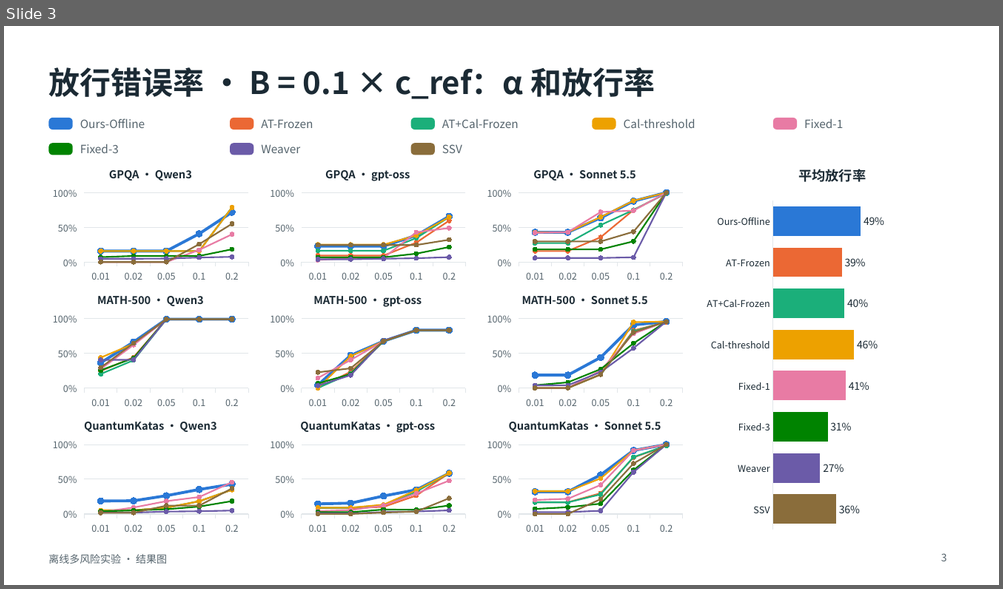
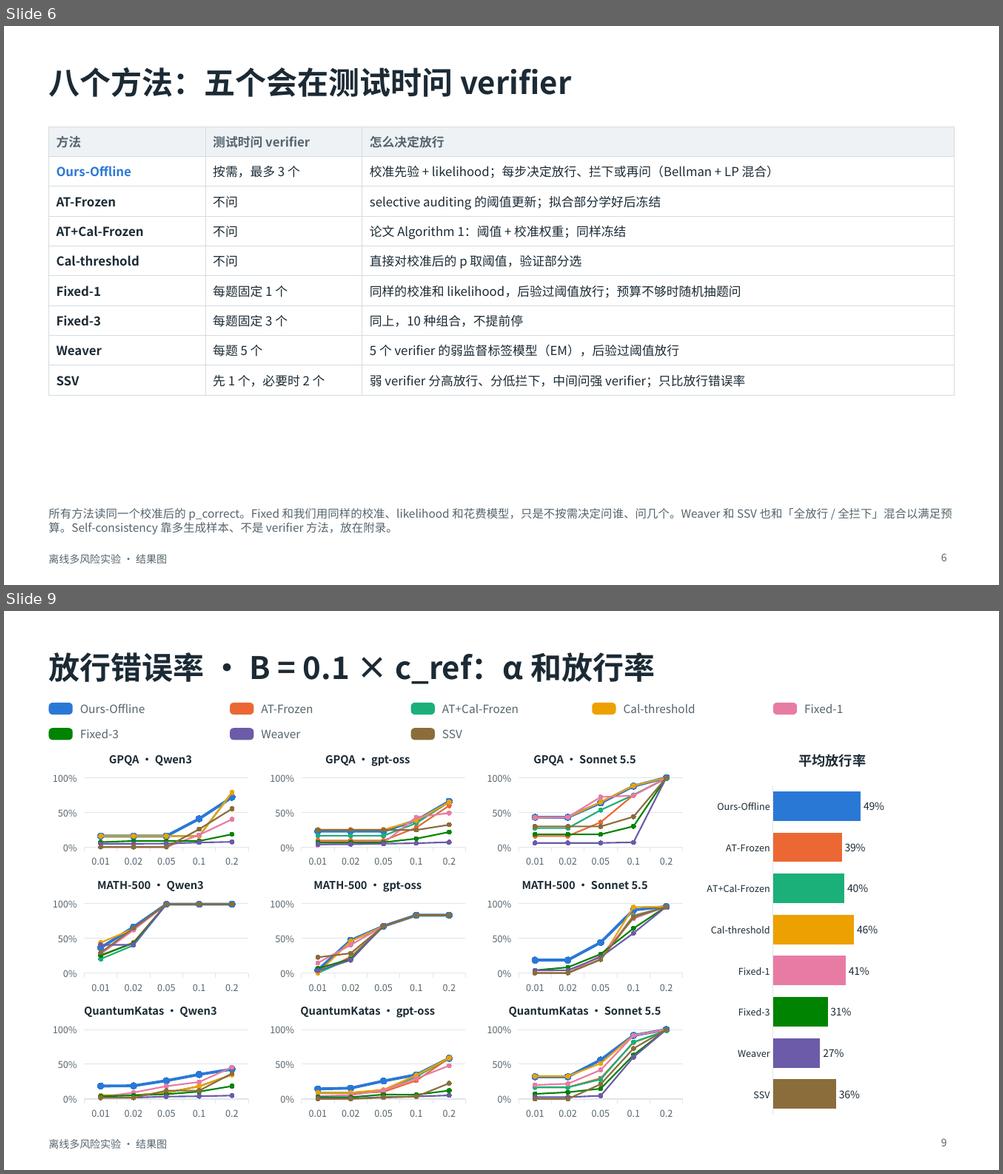
Before and after one commit to toz015/verification_generation_experiment, a slide deck: reports/offline_multirisk_20261118_calibrated/deck_graphs/离线多风险实验_结果图.pptx. Shown one above the other, each under a label of ours: slide 3 before the commit, slides 6 and 9 after it; the slides between them are not shown. The pictures are 1003x589 and 1003x1174 pixels, drawn with LibreOffice and Linux fonts; fonts in the diff are those of the drawing. Boxes give left, top, right and bottom in pixels: in the first picture for what was removed or moved away, otherwise in the second. Text is boxed around its words. In the diff, an @@ line names an element or a change of style, - is before the commit and + after.

```diff
--- a/reports/offline_multirisk_20261118_calibrated/deck_graphs/离线多风险实验_结果图.pptx
+++ b/reports/offline_multirisk_20261118_calibrated/deck_graphs/离线多风险实验_结果图.pptx
@@ slide 6 added at (x1=4, y1=26, x2=999, y2=585), background #FFFFFF; not listed: 1 template element that a slide beside it also shows @@
@@ title added at (x1=48, y1=67, x2=571, y2=97), 30 pt, text #1B2A34, bold @@
+八个方法：五个会在测试时问 verifier
@@ table added at (x1=48, y1=127, x2=954, y2=391), 9 rows, 3 columns @@
+方法 | 测试时问 verifier | 怎么决定放行
+Ours-Offline | 按需，最多 3 个 | 校准先验 + likelihood；每步决定放行、拦下或再问（Bellman + LP 混合）
+AT-Frozen | 不问 | selective auditing 的阈值更新；拟合部分学好后冻结
+AT+Cal-Frozen | 不问 | 论文 Algorithm 1：阈值 + 校准权重；同样冻结
+Cal-threshold | 不问 | 直接对校准后的 p 取阈值，验证部分选
+Fixed-1 | 每题固定 1 个 | 同样的校准和 likelihood，后验过阈值放行；预算不够时随机抽题问
+Fixed-3 | 每题固定 3 个 | 同上，10 种组合，不提前停
+Weaver | 每题 5 个 | 5 个 verifier 的弱监督标签模型（EM），后验过阈值放行
+SSV | 先 1 个，必要时 2 个 | 弱 verifier 分高放行、分低拦下，中间问强 verifier；只比放行错误率
@@ text added at (x1=48, y1=508, x2=951, y2=535), 11 pt, text #55646D @@
+所有方法读同一个校准后的 p_correct。Fixed 和我们用同样的校准、likelihood 和花费模型，只是不按需决定问谁、问几个。Weaver 和 SSV 也和「全放行 / 全拦下」混合以满足预算。Self-consistency 靠多生成样本、不是 verifier 方法，放在附录。
@@ page number added at (x1=941, y1=554, x2=947, y2=562), 10 pt, text #55646D @@
+6
@@ what was slide 3 is now slide 9 @@
@@ page number at (x1=941, y1=1139, x2=947, y2=1147): text changed @@
-3
+9
```
Also in this commit, not shown: 1 slide changed, 5 other slides added, 1 other file.
